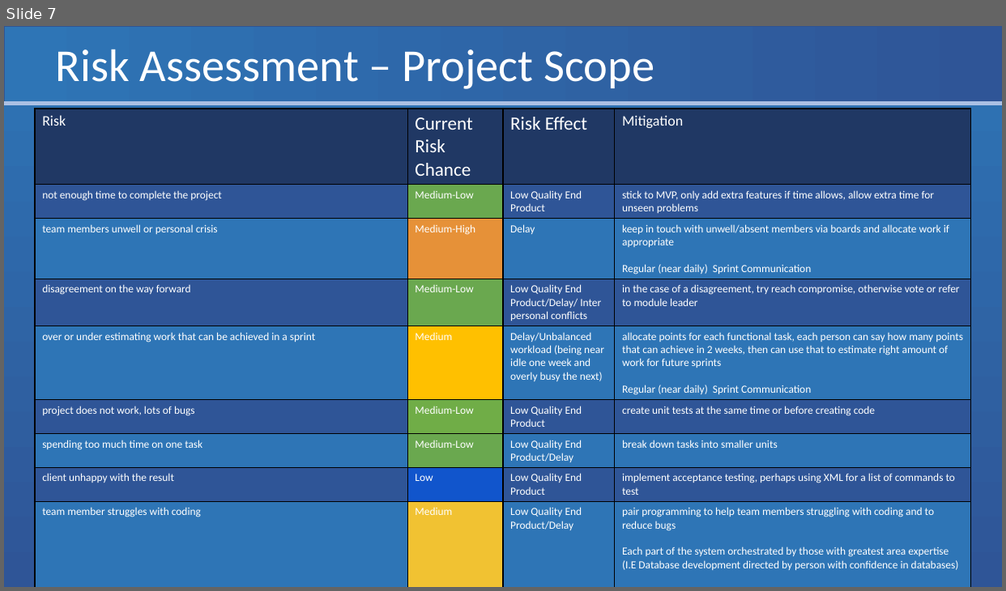
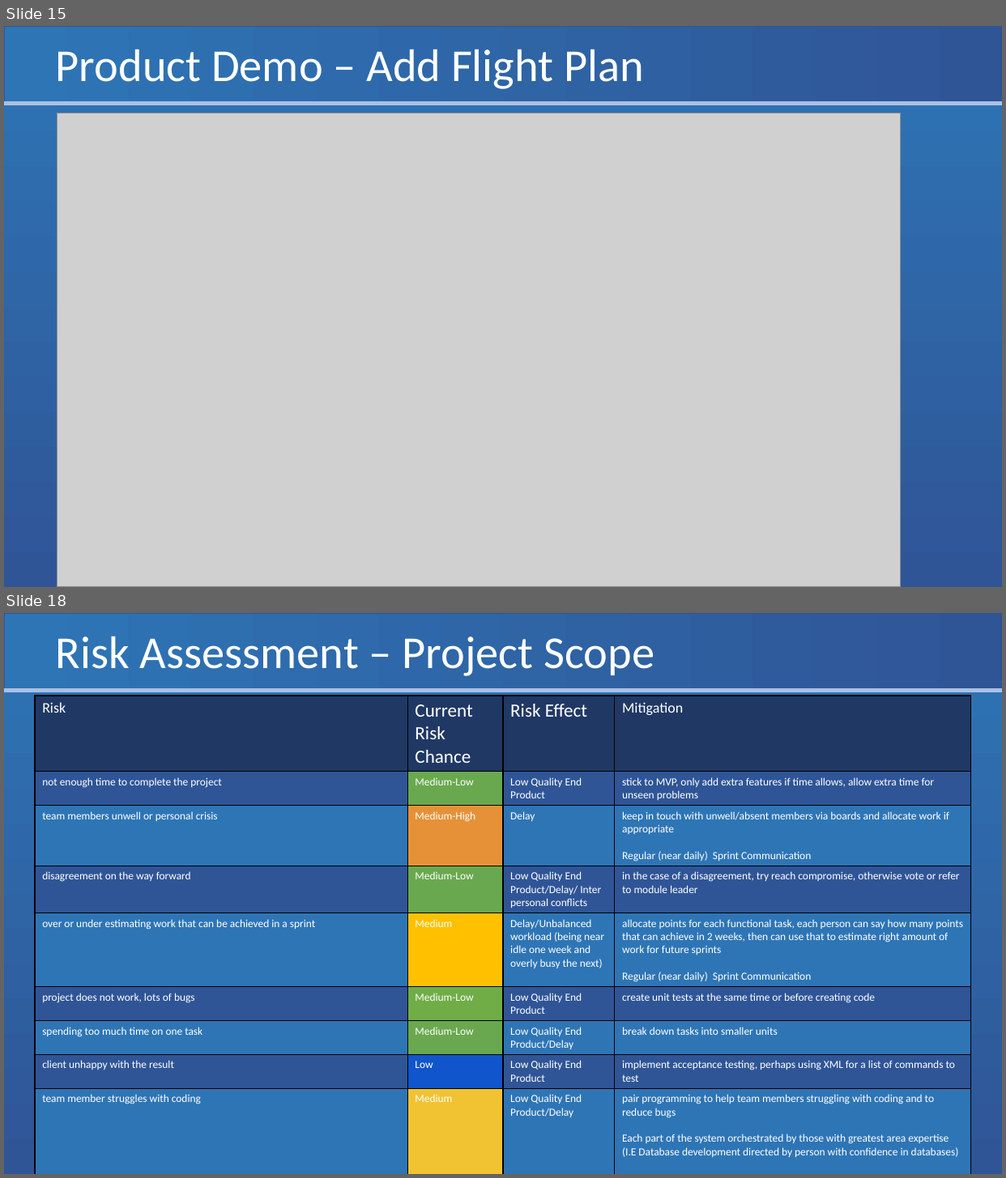
Before and after one commit to Eyo123/ISAD251REF, a slide deck: Documents/Presentations/PRCO204 Group Presentation 2.pptx. Shown one above the other, each under a label of ours: slide 7 before the commit, slides 15 and 18 after it; the slides between them are not shown. The pictures are 1006x591 and 1006x1178 pixels, drawn with LibreOffice and Linux fonts; fonts in the diff are those of the drawing; grey boxes stand for pictures. Boxes give left, top, right and bottom in pixels: in the first picture for what was removed or moved away, otherwise in the second. Text is boxed around its words. In the diff, an @@ line names an element or a change of style, - is before the commit and + after.

```diff
--- a/Documents/Presentations/PRCO204 Group Presentation 2.pptx
+++ b/Documents/Presentations/PRCO204 Group Presentation 2.pptx
@@ slide 15 added at [4,26,1002,587], background gradient #2E75B6 to #2F5597; not listed: 2 template elements that a slide beside it also shows @@
@@ title added at [56,49,644,89], 44 pt, text #FFFFFF @@
+Product Demo – Add Flight Plan
@@ picture added at [57,113,901,587] @@
@@ what was slide 7 is now slide 18 @@
```
Also in this commit, not shown: 2 slides changed, 10 other slides added.
